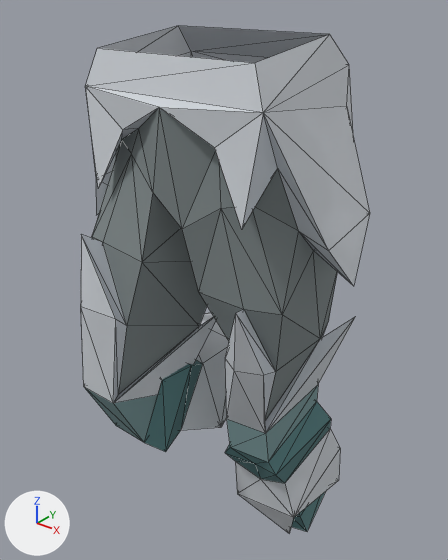
One commit to the glTF model models/player_crystal_legs.glb: the scene before it, then after it.
Both versions are drawn from a camera (50 mm lens) standing at (55.3, -81.3, 121.3) and looking at (-5.6, -5.2, 74.1). Lighting does not change. The marker at lower left points along +X, +Y and +Z. Both versions are drawn at full value of the shape key '26' of 'Mesh_0'; the numbers are the values there. Mesh edges are drawn as thin lines. Vertices at the same position are counted once.
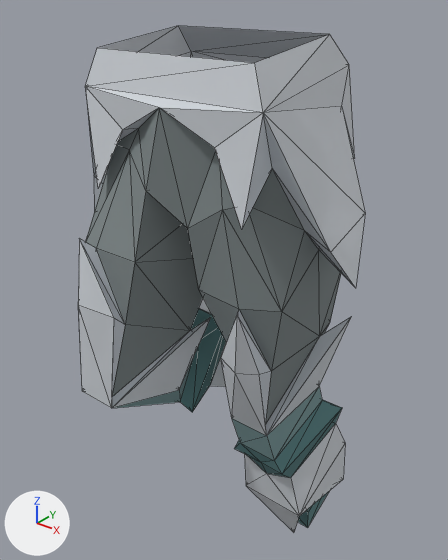
Location of each change, [x1, y1, x2, y2] in pixels of the pictures (448 x 560 px):
'Mesh_0', reshaped, moved, rescaled: before [81, 26, 370, 533]; after [78, 26, 365, 532]

Diff of the bpy script that builds the scene:
```diff
--- a/models/player_crystal_legs.glb.py
+++ b/models/player_crystal_legs.glb.py
@@ me_mesh_0 @@
 # used by ob_mesh_0; location = (-7.3, -1.6, 42.1); scale = (91.5, 91.5, 91.5)
-me_mesh_0.from_pydata(...)  # 163 vertices, 316 faces; spans x -0.183..0.319, y -0.331..0.159, z -0.258..0.796
+me_mesh_0.from_pydata(...)  # 163 vertices, 316 faces; spans x -0.173..0.314, y -0.357..0.206, z -0.27..0.755
+# me_mesh_0 part 1: 163 of 163 vertices moved; they spanned x -0.183..0.319, y -0.331..0.159, z -0.258..0.796 and now span x -0.173..0.314, y -0.357..0.206, z -0.27..0.755; mean shift (-0.001, -0.007, -0.015); largest move (0.013, 0.017, 0.049) -> (0.007, 0.079, 0.09)
 me_mesh_0.materials.append(mat_material_0)
@@ ob_mesh_0 @@
 ob_mesh_0 = bpy.data.objects.new('Mesh_0', me_mesh_0)
-ob_mesh_0.location = (-7.3, -1.6, 42.1)
-ob_mesh_0.scale = (91.5, 91.5, 91.5)
+ob_mesh_0.location = (-7.2, 1.2, 43.7)
+ob_mesh_0.scale = (94.5, 94.5, 94.5)
```
